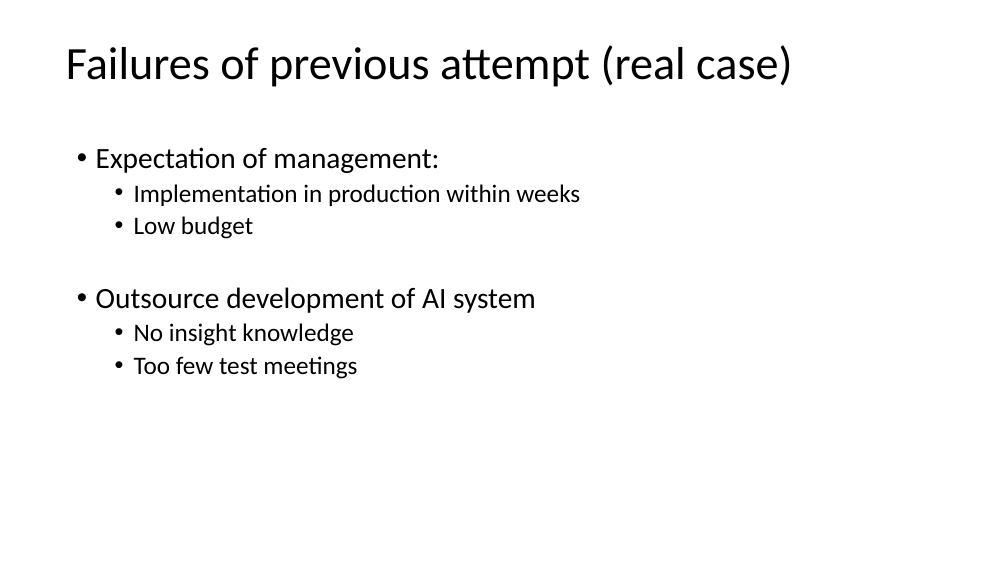
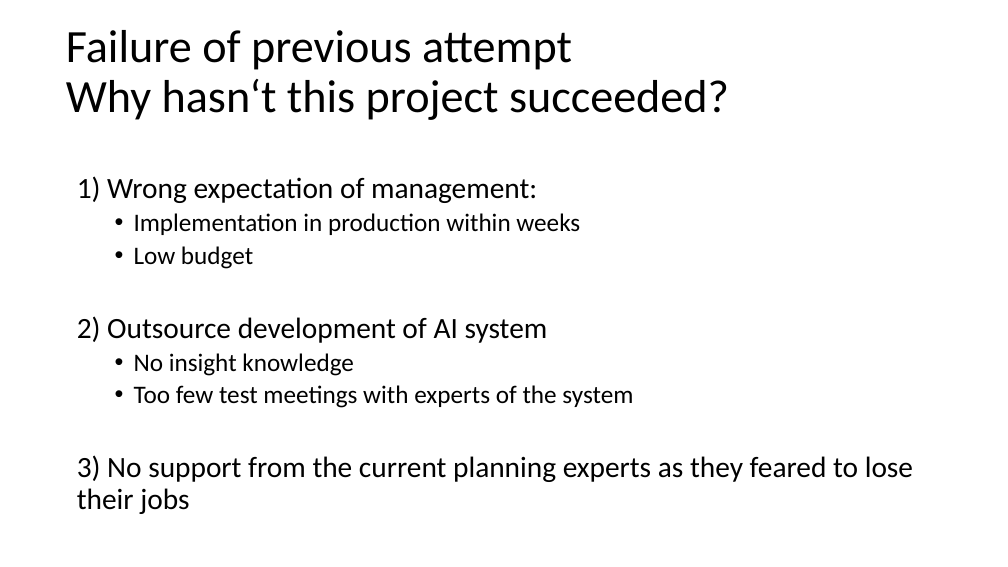
Before and after one commit to AndreasNeuhierl/InnoMgmt, a slide deck: slide 13 of desandere.pptx (slide 12 before the commit). Drawn at 1008x567 pixels with LibreOffice and Linux fonts; fonts in the diff are those of the drawing. Boxes give left, top, right and bottom in pixels: in the first picture for what was removed or moved away, otherwise in the second. Text is boxed around its words. In the diff, an @@ line names an element or a change of style, - is before the commit and + after.

```diff
--- a/desandere.pptx
+++ b/desandere.pptx
@@ text at (66, 30, 729, 120): text changed @@
-Failures of previous attempt (real case)
+Failure of previous attempt
+Why hasn‘t this project succeeded?
@@ text "1) Wrong expectation of management:": place and size @@
-text "1) Wrong expectation of management:" at (96, 147, 580, 379)
+text "1) Wrong expectation of management:" at (77, 176, 913, 514)
@@ text at (77, 176, 537, 203): text changed @@
-• Expectation of management:
+1) Wrong expectation of management:
@@ text at (77, 316, 548, 343): text changed @@
-• Outsource development of AI system
+2) Outsource development of AI system
@@ text at (77, 385, 913, 514): text changed; size 24 to 28 pt @@
-  • Too few test meetings
+  • Too few test meetings with experts of the system
+3) No support from the current planning experts as they feared to lose their jobs
```
Also in this commit, not shown: 2 other slides changed, 2 slides added.
